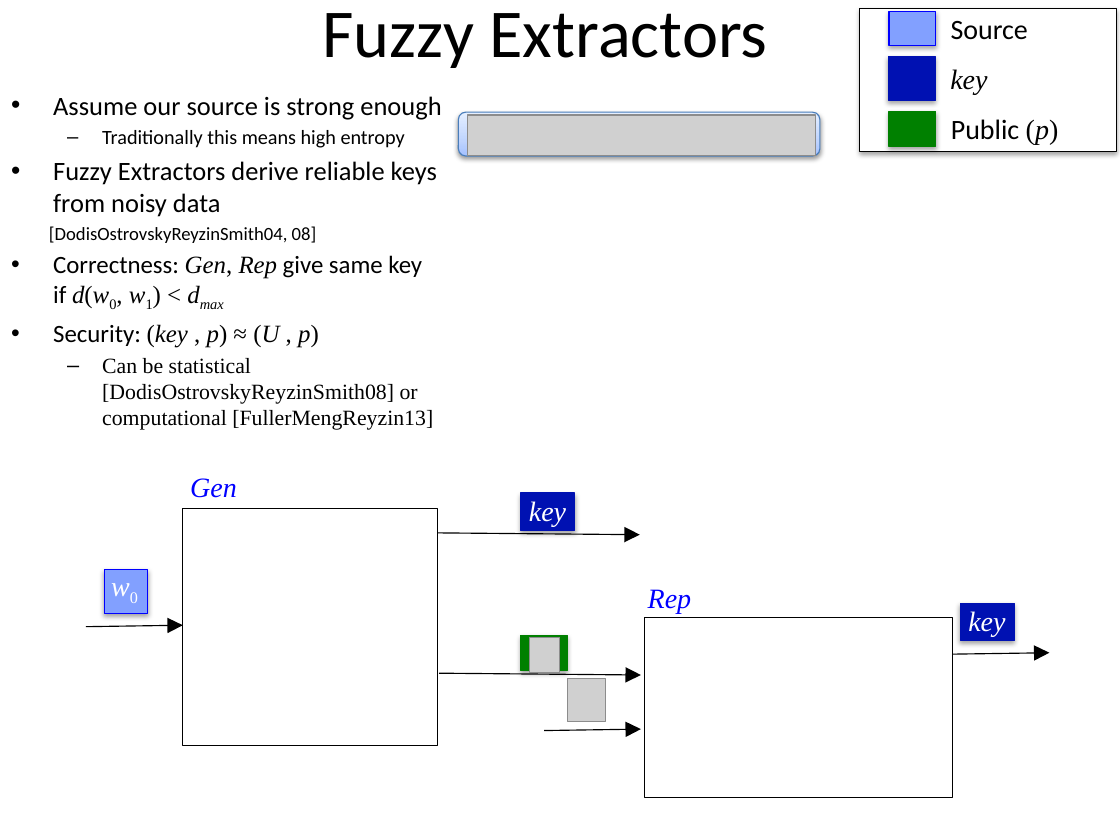
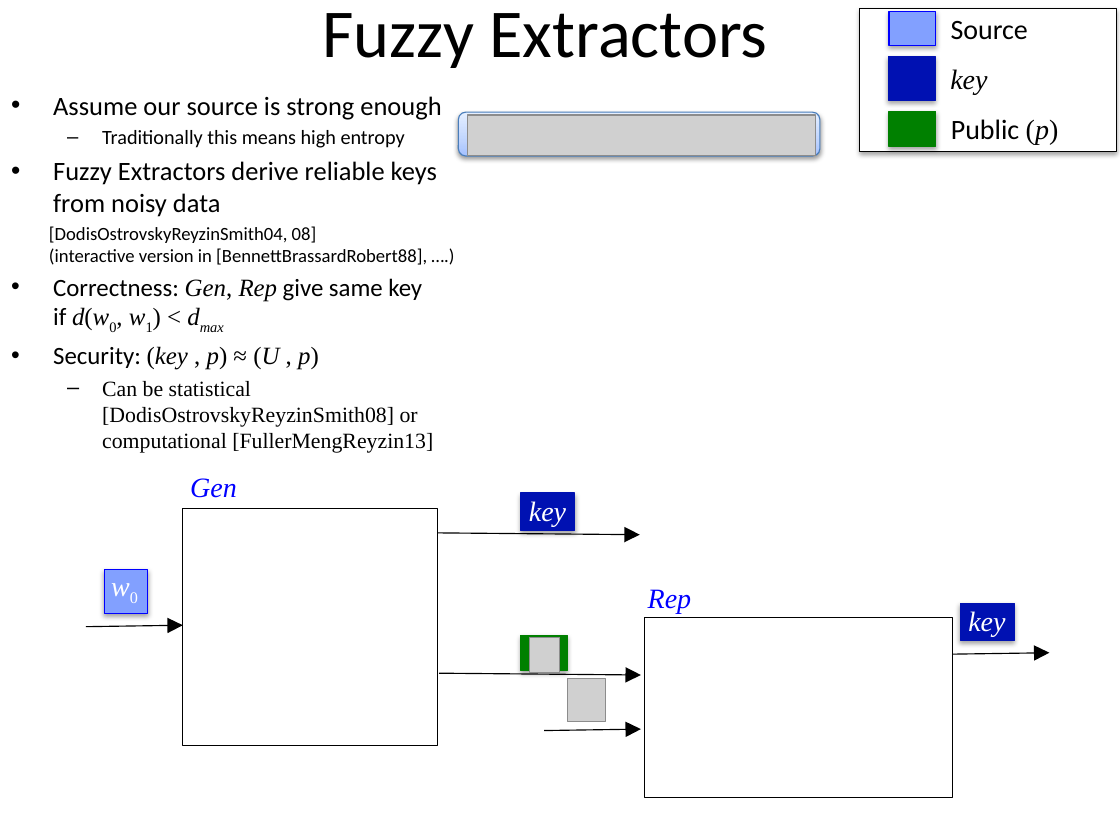
Before and after one commit to xianruimeng/comp-fuzzy-ext, a slide deck: slide 3 of constantRate/KeyDerivationWithNegativeUsable.pptx. Drawn at 1120x840 pixels with LibreOffice and Linux fonts; fonts in the diff are those of the drawing; grey boxes stand for pictures. Boxes give left, top, right and bottom in pixels: in the first picture for what was removed or moved away, otherwise in the second. Text is boxed around its words. In the diff, an @@ line names an element or a change of style, - is before the commit and + after.

```diff
--- a/constantRate/KeyDerivationWithNegativeUsable.pptx
+++ b/constantRate/KeyDerivationWithNegativeUsable.pptx
@@ text at (49,226,427,265): text changed @@
-[DodisOstrovskyReyzinSmith04, 08]
+[DodisOstrovskyReyzinSmith04, 08]
+(interactive version in [BennettBrassardRobert88], ….)
```
Also in this commit, not shown: 32 other slides changed, 2 slides added, 1 other file.
